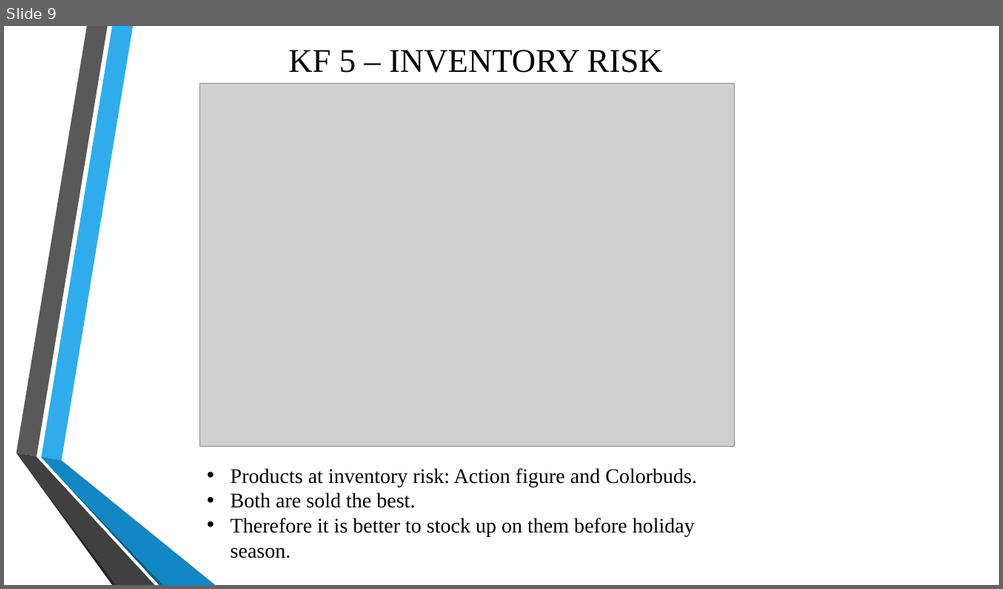
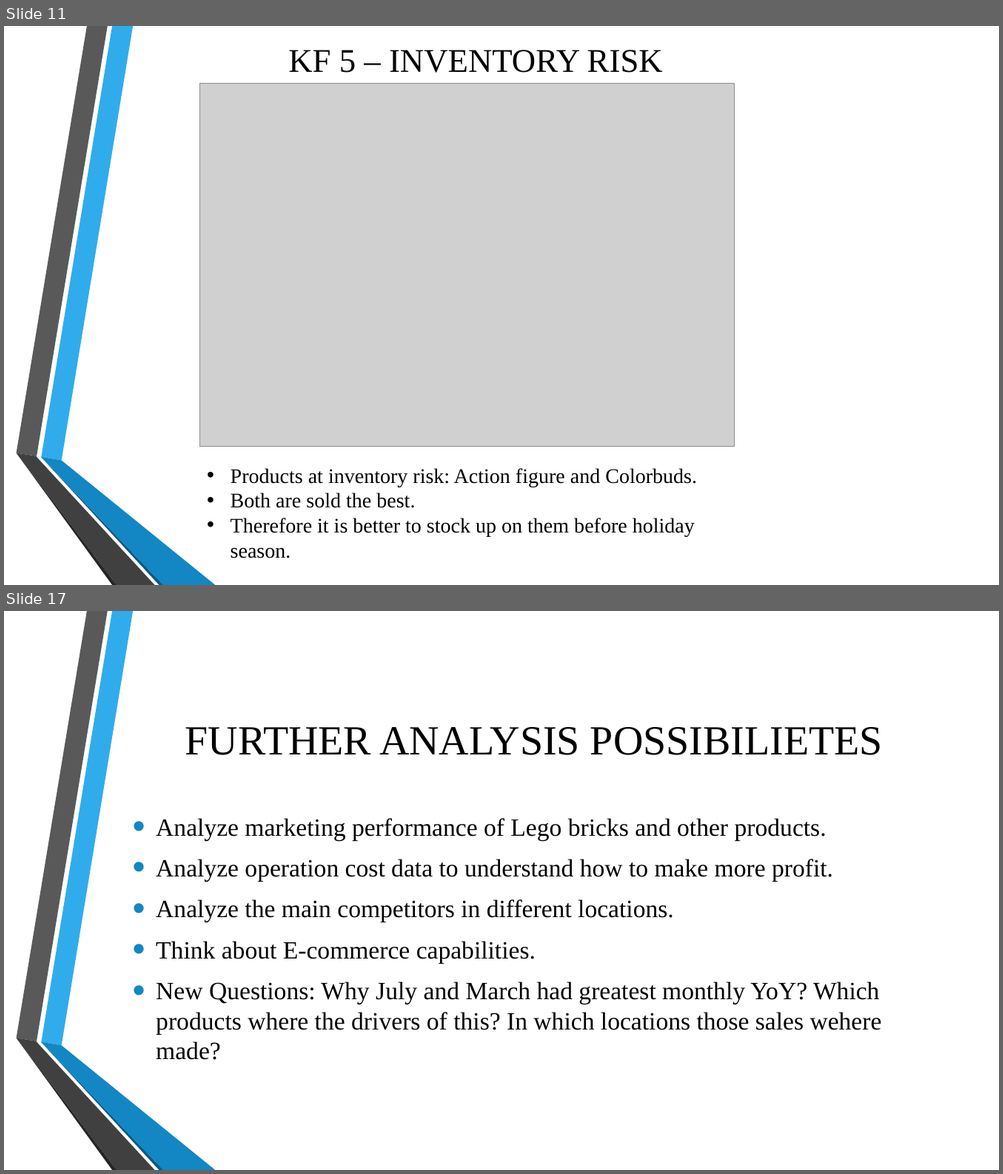
Before and after one commit to BenatrixB/data-portfolio-projects, a slide deck: deliverables/Maven_toys_report.pptx. Shown one above the other, each under a label of ours: slide 9 before the commit, slides 11 and 17 after it; the slides between them are not shown. The pictures are 1003x589 and 1003x1174 pixels, drawn with LibreOffice and Linux fonts; fonts in the diff are those of the drawing; grey boxes stand for pictures; background and template pictures are left out. Boxes give left, top, right and bottom in pixels: in the first picture for what was removed or moved away, otherwise in the second. Text is boxed around its words. In the diff, an @@ line names an element or a change of style, - is before the commit and + after.

```diff
--- a/deliverables/Maven_toys_report.pptx
+++ b/deliverables/Maven_toys_report.pptx
@@ slide 17 added at box(4, 611, 999, 1170), background picture (left out); not listed: 6 template elements that a slide beside it also shows @@
@@ title added at box(185, 727, 882, 755), 40 pt, text #000000 @@
+FURTHER ANALYSIS POSSIBILIETES
@@ text added at box(156, 818, 882, 1060), 24 pt, text #000000 @@
+• Analyze marketing performance of Lego bricks and other products.
+• Analyze operation cost data to understand how to make more profit.
+• Analyze the main competitors in different locations.
+• Think about E-commerce capabilities.
+• New Questions: Why July and March had greatest monthly YoY? Which products where the drivers of this? In which locations those sales wehere made?
@@ what was slide 9 is now slide 11 @@
```
Also in this commit, not shown: 3 slides changed, 7 other slides added, 15 other files.
